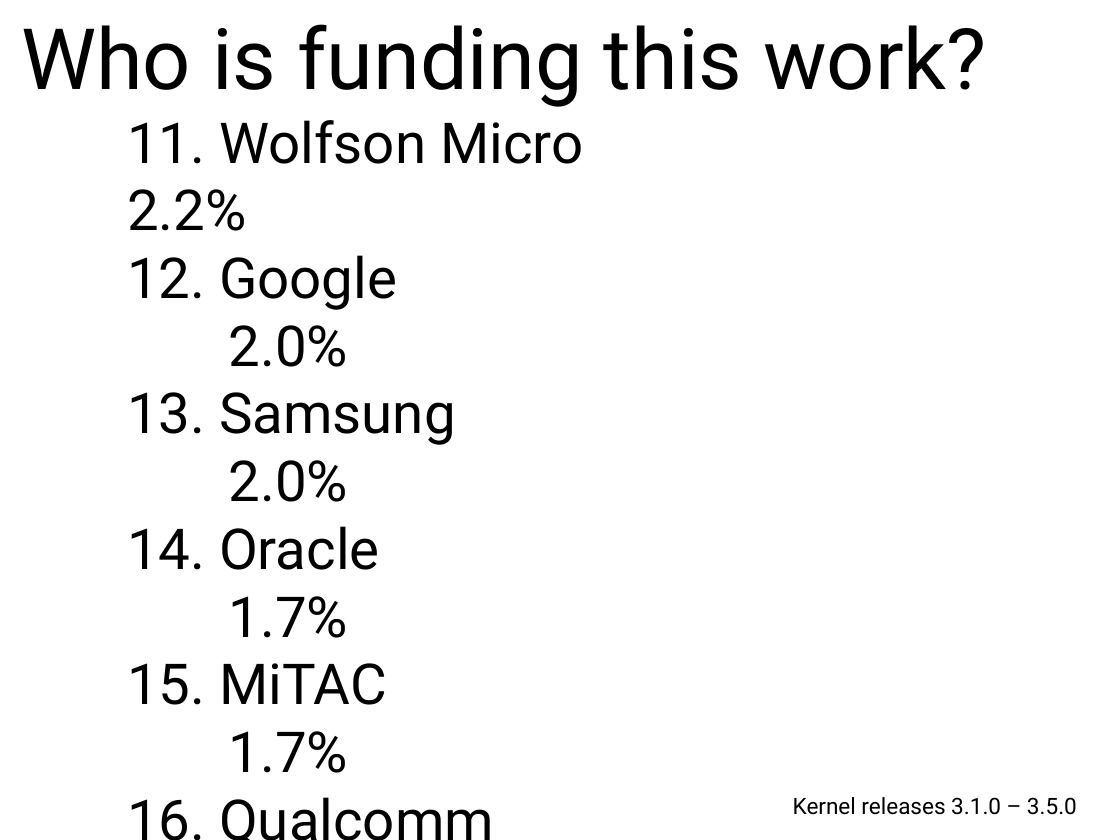
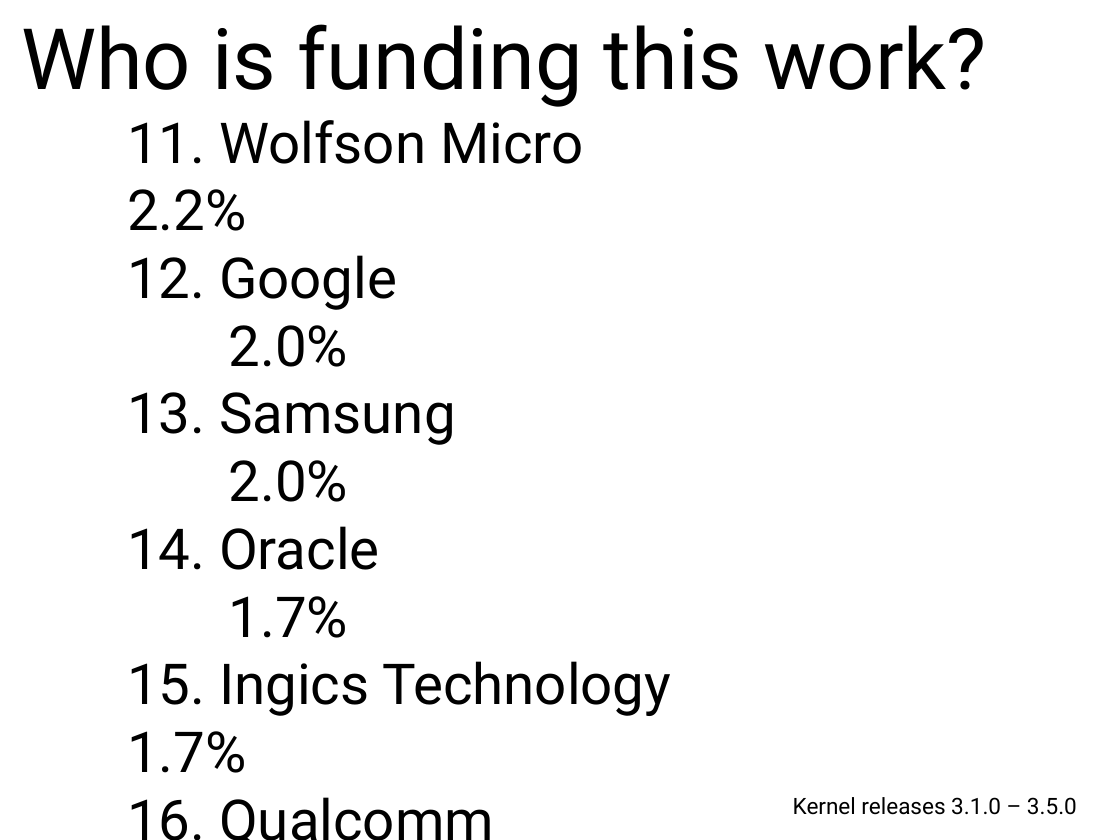
Before and after one commit to gregkh/kernel-development, a slide deck: slide 22 of kernel-development.odp (slide 23 before the commit). Drawn at 1120x840 pixels with LibreOffice and Linux fonts; fonts in the diff are those of the drawing; background and template pictures are left out. Boxes give left, top, right and bottom in pixels: in the first picture for what was removed or moved away, otherwise in the second. Text is boxed around its words. In the diff, an @@ line names an element or a change of style, - is before the commit and + after.

```diff
--- a/kernel-development.odp
+++ b/kernel-development.odp
@@ text at bbox=[127, 661, 671, 773]: text changed @@
-15. MiTAC 1.7%
+15. Ingics Technology 1.7%
```
Also in this commit, not shown: 1 slide removed, 1 other file.
